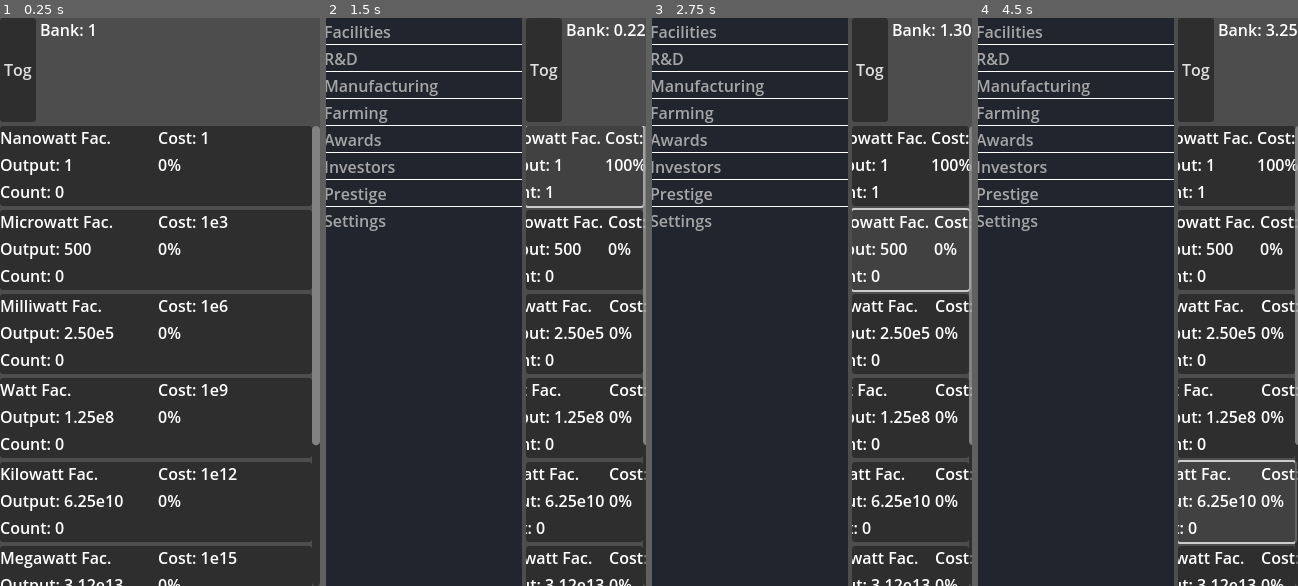
Above: before the commit, frames 1-4 (left to right).
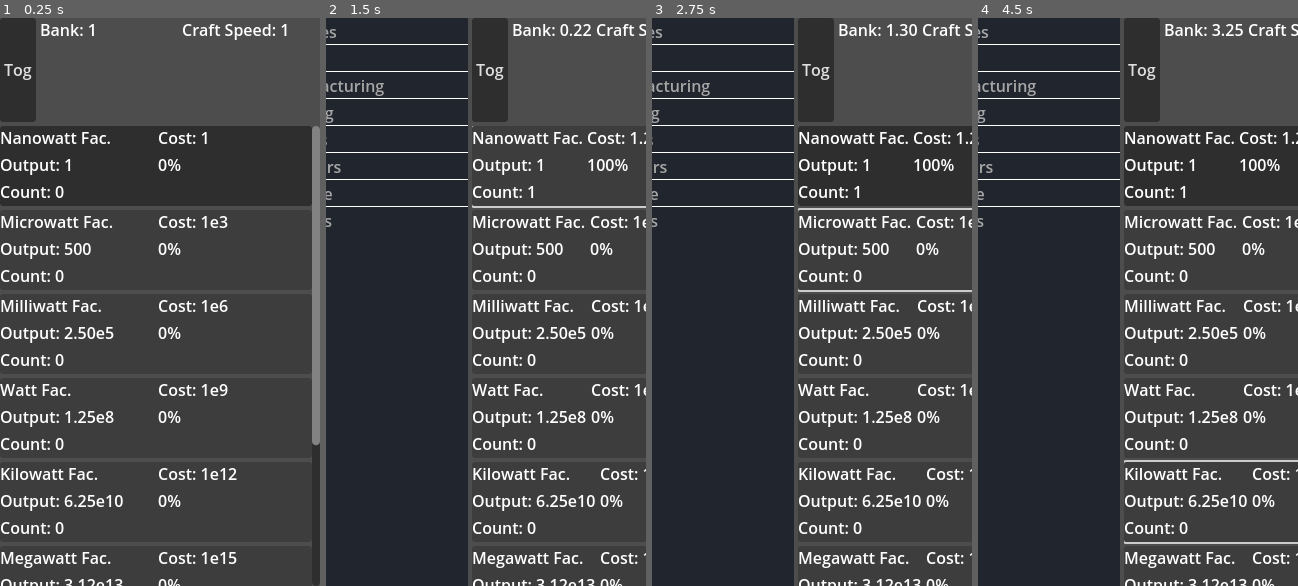
Above: after the commit, the same moments.

Repository: DylanBulfin/IncrementalGame
Game: Godot game, scene res://incremental_game.tscn
Same seed, same stepped clock (60 frames per second), same inputs: the game is played once before the commit and once after it.
Inputs (mouse positions are in pixels of both pictures, inside the frame that each line leads up to):
- Up to frame 1 (0.25 s): no input
- Up to frame 2 (1.5 s): click "Tog" at 0.5 s; click (585, 165) at 1.25 s
- Up to frame 3 (2.75 s): click (911, 250) at 2.02 s
- Up to frame 4 (4.5 s): click (1237, 336) at 2.77 s; click (1237, 415) at 3.52 s; click (1237, 500) at 4.27 s

The runs differ from the first frame. In frame 1, 0.3% of the frame differs, in the area x 57-90%, y 1-4%; in frame 2, 25%, in the area x 0-100%, y 0-100%; in frame 3, 23%; in frame 4, 23%.

Commit message:
Refactor globals, clean up warnings

Diff:
--- a/project.godot
+++ b/project.godot
@@ -17,7 +17,8 @@
 
 [autoload]
 
-Globals="*res://scripts/globals.gd"
+State="*res://scripts/global/state.gd"
+Models="*res://scripts/global/models.gd"
 
 [display]
 
--- a/scenes/components/facility_entry.tscn
+++ b/scenes/components/facility_entry.tscn
@@ -1,6 +1,9 @@
-[gd_scene load_steps=2 format=3 uid="uid://guquq63kf6vg"]
+[gd_scene load_steps=3 format=3 uid="uid://guquq63kf6vg"]
 
 [ext_resource type="Script" path="res://scenes/components/scripts/facility_entry.gd" id="1_o438y"]
+
+[sub_resource type="StyleBoxFlat" id="StyleBoxFlat_iwdhv"]
+bg_color = Color(0.113725, 0.133333, 0.160784, 1)
 
 [node name="FacilityEntry" type="Button"]
 custom_minimum_size = Vector2(0, 80)
@@ -9,6 +12,7 @@
 offset_bottom = 30.0
 grow_horizontal = 2
 size_flags_vertical = 3
+theme_override_styles/hover = SubResource("StyleBoxFlat_iwdhv")
 script = ExtResource("1_o438y")
 
 [node name="GridContainer" type="GridContainer" parent="."]
--- a/scenes/components/scripts/facility_entry.gd
+++ b/scenes/components/scripts/facility_entry.gd
@@ -1,6 +1,6 @@
 extends Button
 
-var base: Globals.FacilityModel
+var base: Models.FacilityModel
 
 var name_label: Label = Label.new()
 var cost_label: Label = Label.new()
@@ -10,7 +10,8 @@
 
 # Called when the node enters the scene tree for the first time.
 func _ready() -> void:
-	Globals.connect('facility_changed', _on_facility_changed)
+	State.connect('facility_changed', _on_facility_changed)
+	State.connect('bank_change', _on_bank_change)
 
 	name_label.size_flags_horizontal = Control.SIZE_EXPAND_FILL
 	cost_label.size_flags_horizontal = Control.SIZE_EXPAND_FILL
@@ -29,9 +30,13 @@
 func _on_facility_changed(id: int):
 	if id == base.id():
 		update_text()
+		update_vis()
+
+func _on_bank_change():
+	update_vis()
 
 func _pressed() -> void:
-	if Globals.try_debit_bank(base.cost()):
+	if State.bank_try_debit(base.cost()):
 		var new_output = base.output()
 		var new_count = base.count() + 1
 
@@ -42,11 +47,14 @@
 
 		var new_cost = base.cost() * base.cost_ratio()
 
-		Globals.update_facility_state(base.id(), new_count, new_output, new_cost)
+		State.facility_update_state(base.id(), new_count, new_output, new_cost)
 
 func update_text() -> void:
 	name_label.text = base.fname()
-	cost_label.text = str("Cost: ", Globals.fnum(base.cost()))
-	output_label.text = str("Output: ", Globals.fnum(base.output()))
-	percent_label.text = str(Globals.fnum(base.percent()), "%")
+	cost_label.text = str("Cost: ", State.fnum(base.cost()))
+	output_label.text = str("Output: ", State.fnum(base.output()))
+	percent_label.text = str(State.fnum(base.percent()), "%")
 	count_label.text = str("Count: ", base.count())
+
+func update_vis() -> void:
+	self.disabled = !State.bank_can_afford(self.base.cost())
--- a/scenes/components/scripts/side_menu.gd
+++ b/scenes/components/scripts/side_menu.gd
@@ -2,5 +2,5 @@
 
 # Called when the node enters the scene tree for the first time.
 func _ready() -> void:
-	for screen in Globals.screens:
+	for screen in State.screens():
 		self.add_item(screen)
--- a/scenes/screens/scripts/facility_screen.gd
+++ b/scenes/screens/scripts/facility_screen.gd
@@ -7,7 +7,7 @@
 func _ready() -> void:
 	var entry_scene = preload("res://scenes/components/facility_entry.tscn")
 
-	for facility in Globals.facilities:
+	for facility in State.facilities():
 		var node = entry_scene.instantiate()
 		node.base = facility
 		%FacilityContainer.add_child(node)
@@ -17,18 +17,18 @@
 func _process(delta: float) -> void:
 	total_delta += delta
 
+	# deltaDelta
 	var dd = total_delta - last_update
 
-	if dd >= .2:
-		# Time to update again
-		var outputs = Globals.facilities.map(func(f): return f.count() * f.output() * dd)
+	# It looks awful if you update every frame
+	if dd >= State.update_interval_s:
+		var outputs = State.facilities().map(func(f): return f.count() * f.output() * dd)
 		var total = outputs.reduce(func(a,b): return a+b)
 
 		for i in range(len(outputs)):
-			Globals.update_facility_percent(i, outputs[i] / total * 100 if total > 0 else 0)
-
+			State.facility_update_percent(i, outputs[i] / total * 100 if total > 0 else 0)
 
 		if total > 0:
-			Globals.credit_bank(total)
+			State.bank_credit(total)
 
 		last_update = total_delta
--- /dev/null
+++ b/scripts/global/models.gd
@@ -0,0 +1,64 @@
+extends Node
+
+# Holds the type definitions used elsewhere in the project
+
+#region Headers
+class HeaderModuleModel:
+	var _fname: String
+	var _template: String
+	var _signals: Array#[String]
+
+	func _init(_fname_: String, _template_: String, _signals_: Array):
+		self._fname = _fname_
+		self._template = _template_
+		self._signals = _signals_
+
+	func fname() -> String: return self._fname
+	func template() -> String: return self._template
+	func signals() -> Array: return self._signals
+
+class HeaderSetModel:
+	var _fname: String
+	var _modules: Array#[HeaderModuleModel]
+
+	func _init(_fname_: String, _modules_: Array):
+		self._fname = _fname_
+		self._modules = _modules_
+
+	func fname() -> String: return self._fname
+	func modules() -> Array: return self._modules
+#endregion
+
+#region Facilities
+class FacilityModel:
+	var _id: int
+	var _name: String
+	var _cost: float
+	var _output: float
+	var _cost_ratio: float
+	var _count: int
+	var _tens_multi: float
+	var _hnds_multi: float
+
+	var _percent: float = 0
+
+	func _init(_id_: int, _fname_: String, _cost_: float, _output_: float, _cost_ratio_: float, _tens_multi_: float, _hnds_multi_: float, _count_: int = 0):
+		self._id = _id_
+		self._name = _fname_
+		self._cost = _cost_
+		self._output = _output_
+		self._cost_ratio = _cost_ratio_
+		self._count = _count_
+		self._tens_multi = _tens_multi_
+		self._hnds_multi = _hnds_multi_
+
+	func id() -> int: return self._id
+	func fname() -> String: return self._name
+	func cost() -> float: return self._cost
+	func output() -> float: return self._output
+	func cost_ratio() -> float: return self._cost_ratio
+	func count() -> int: return self._count
+	func tens_multi() -> float: return self._tens_multi
+	func hnds_multi() -> float: return self._hnds_multi
+	func percent() -> float: return self._percent
+#endregion
--- /dev/null
+++ b/scripts/global/state.gd
@@ -0,0 +1,132 @@
+extends Node
+
+# Signals
+signal bank_change
+signal facility_changed(id: int)
+signal cspeed_change
+
+# Globally-relevant variables
+var update_interval_s: float = 0.2
+
+var _bank: float = 1.0
+var _cspeed: float = 1.0 # Crafting/manufacturing speed
+
+var _header_sets: Array#[HeaderSetModel]
+var _screens: Array[String] = preload("res://resources/side_menu_items.tres").items
+var _facilities: Array[Models.FacilityModel]
+
+#region Getters
+func bank() -> float: return _bank
+func cspeed() -> float: return _cspeed
+func header_set(id: int) -> Models.HeaderSetModel: return _header_sets[id]
+func screens() -> Array[String]: return _screens
+func facilities() -> Array[Models.FacilityModel]: return _facilities
+#endregion
+
+# Called when the node enters the scene tree for the first time.
+func _ready() -> void:
+	_ready_facility()
+	_ready_header()
+
+# Most global state functions below, separated by category
+
+#region Header
+func _ready_header():
+	var mods: Array = preload("res://resources/header_modules.tres").items.map(func(m):
+		return Models.HeaderModuleModel.new(m.name, m.template, m.signals)
+	)
+	var header_modules: Dictionary
+
+	for mod in mods:
+		header_modules[mod._fname] = mod
+
+	var sets: Array = preload("res://resources/header_sets.tres").items.map(func(s):
+		return Models.HeaderSetModel.new(s.name, s.modules.map(func(n): return header_modules[n]))
+	)
+
+	_header_sets = sets
+#endregion
+
+#region Bank
+# Attempt to subtract given amount from bank, returning true
+# if successful
+func bank_try_debit(amount: float) -> bool:
+	if bank_can_afford(amount):
+		_bank -= amount
+		bank_change.emit()
+		return true
+	else:
+		return false
+
+func bank_can_afford(amount: float) -> bool:
+	return _bank >= amount
+
+func bank_credit(amount: float) -> void:
+	_bank += amount
+	bank_change.emit()
+#endregion
+
+#region Facilities
+func _ready_facility() -> void:
+	var facility_resources = preload("res://resources/facilities.tres").items
+
+	# Translate facility resources to live model
+	for i in range(len(facility_resources)):
+		var resource = facility_resources[i]
+		_facilities.append(Models.FacilityModel.new(
+			i,
+			resource.name,
+			resource.base_cost,
+			resource.base_output,
+			resource.cost_ratio,
+			resource.tens_multiplier,
+			resource.hundreds_multiplier
+			)
+		)
+
+func facility_update_state(id: int, count: int, output: float, cost: float) -> void:
+	_facilities[id]._count = count
+	_facilities[id]._output = output
+	_facilities[id]._cost = cost
+	facility_changed.emit(id)
+
+func facility_update_percent(id: int, percent: float) -> void:
+	_facilities[id]._percent = percent
+	facility_changed.emit(id)
+#endregion
+
+#region Manufacturing
+func manufacturing_multiply_speed(factor: float) -> void:
+	_cspeed *= factor
+	cspeed_change.emit()
+#endregion
+
+#region Utils
+# Format number in scientific notation if large enough
+func fnum(n: float) -> String:
+	const fstr = "%.2f"
+	if is_inf(n) or is_nan(n):
+		return str(n)
+	elif abs(n) < 1_000:
+		if float(int(n)) == n:
+			return str(n)
+		else:
+			return str(fstr % n)
+	else:
+		var power = floor(log(abs(n)) / log(10))
+		var dec = n / (10 ** power)
+
+		# Floating-point math is inherently inexact so this checks
+		# for errors
+		if dec < 1:
+			power -= 1
+			dec *= 10
+		if dec >= 10:
+			power += 1
+			dec /= 10
+
+		if float(int(dec)) == dec:
+			return str(dec, "e", power)
+		else:
+			return str(fstr % dec, "e", power)
+#endregion
--- a/scripts/globals.gd
+++ /dev/null
@@ -1,171 +0,0 @@
-extends Node
-
-# Signals
-signal bank_change
-signal facility_changed(id: int)
-signal cspeed_change
-
-# Called when the node enters the scene tree for the first time.
-func _ready() -> void:
-	var facility_resources = preload("res://resources/facilities.tres").items
-
-	# To get index
-	for i in range(len(facility_resources)):
-		var resource = facility_resources[i]
-		facilities.append(FacilityModel.new(
-			i,
-			resource.name,
-			resource.base_cost,
-			resource.base_output,
-			resource.cost_ratio,
-			resource.tens_multiplier,
-			resource.hundreds_multiplier
-			)
-		)
-	_ready_header()
-
-#region UI
-var screens: Array[String] = preload("res://resources/side_menu_items.tres").items
-
-#region Header
-class HeaderModuleModel:
-	var _name: String
-	var template: String
-	var signals: Array#[String]
-
-	func _init(name_: String, template_: String, signals_: Array):
-		self._name = name_
-		self.template = template_
-		self.signals = signals_
-
-class HeaderSetModel:
-	var _name: String
-	var modules: Array#[HeaderModuleModel]
-
-	func _init(name_: String, modules_: Array):
-		self._name = name_
-		self.modules = modules_
-
-var header_sets: Array#[HeaderSetModel]
-
-func _ready_header():
-	var mods: Array = preload("res://resources/header_modules.tres").items.map(func(m):
-		return HeaderModuleModel.new(m.name, m.template, m.signals)
-	) as Array[HeaderModuleModel]
-	var header_modules: Dictionary
-
-	for mod in mods:
-		header_modules[mod._name] = mod
-
-	var sets: Array = preload("res://resources/header_sets.tres").items.map(func(s):
-		return HeaderSetModel.new(s.name, s.modules.map(func(n): return header_modules[n]))
-	)
-
-	header_sets = sets
-
-#endregion
-#endregion
-
-#region Bank
-var _bank: float = 1
-
-func bank() -> float: return _bank
-
-# Attempt to subtract given amount from bank, returning true
-# if successful
-func try_debit_bank(amount: float) -> bool:
-	if _bank >= amount:
-		_bank -= amount
-		bank_change.emit()
-		return true
-	else:
-		return false
-
-func credit_bank(amount: float) -> void:
-	_bank += amount
-	bank_change.emit()
-#endregion
-
-#region Facilities
-class FacilityModel:
-	var _id: int
-	var _name: String
-	var _cost: float
-	var _output: float
-	var _cost_ratio: float
-	var _count: int
-	var _tens_multi: float
-	var _hnds_multi: float
-
-	var _percent: float = 0
-
-	func _init(id: int, fname: String, cost: float, output: float, cost_ratio: float, tens_multi: float, hnds_multi: float, count: int = 0):
-		self._id = id
-		self._name = fname
-		self._cost = cost
-		self._output = output
-		self._cost_ratio = cost_ratio
-		self._count = count
-		self._tens_multi = tens_multi
-		self._hnds_multi = hnds_multi
-
-	func id() -> int: return self._id
-	func fname() -> String: return self._name
-	func cost() -> float: return self._cost
-	func output() -> float: return self._output
-	func cost_ratio() -> float: return self._cost_ratio
-	func count() -> int: return self._count
-	func tens_multi() -> float: return self._tens_multi
-	func hnds_multi() -> float: return self._hnds_multi
-	func percent() -> float: return self._percent
-
-var facilities: Array[FacilityModel]
-
-func update_facility_state(id: int, count: int, output: float, cost: float) -> void:
-	facilities[id]._count = count
-	facilities[id]._output = output
-	facilities[id]._cost = cost
-	facility_changed.emit(id)
-
-func update_facility_percent(id: int, percent: float) -> void:
-	facilities[id]._percent = percent
-	facility_changed.emit(id)
-#endregion
-
-#region Manufacturing
-var cspeed: float = 1.0
-
-func multiply_cspeed(factor: float) -> void:
-	cspeed *= factor
-	cspeed_change.emit()
-#endregion
-
-#region Utils
-# Format number in scientific notation if large enough
-func fnum(n: float) -> String:
-	const fstr = "%.2f"
-	if is_inf(n) or is_nan(n):
-		return str(n)
-	elif abs(n) < 1_000:
-		if float(int(n)) == n:
-			return str(n)
-		else:
-			return str(fstr % n)
-	else:
-		var power = floor(log(abs(n)) / log(10))
-		var dec = n / (10 ** power)
-
-		# Floating-point math is inherently inexact so this checks
-		# for errors
-		if dec < 1:
-			power -= 1
-			dec *= 10
-		if dec >= 10:
-			power += 1
-			dec /= 10
-
-		if float(int(dec)) == dec:
-			return str(dec, "e", power)
-		else:
-			return str(fstr % dec, "e", power)
-#endregion
--- a/scripts/header_manager.gd
+++ b/scripts/header_manager.gd
@@ -17,7 +17,7 @@
 	Label.new(),
 ]
 
-var modules: Array#[Globals.HeaderModuleModel]
+var modules: Array#[State.HeaderModuleModel]
 var signals: Array[String]
 
 # Called when the node enters the scene tree for the first time.
@@ -26,16 +26,16 @@
 		label.size_flags_horizontal = Control.SIZE_EXPAND_FILL
 		%HeaderContainer.add_child(label)
 
-	var curr_set = Globals.header_sets[current_header]
+	var curr_set = State.header_set(current_header)
 
-	for module in curr_set.modules:
+	for module in curr_set.modules():
 		modules.append(module)
-		for sig in module.signals:
+		for sig in module.signals():
 			if not sig in signals:
 				signals.append(sig)
 
 	for sig in signals:
-		Globals.connect(sig, _update_content)
+		State.connect(sig, _update_content)
 
 	_update_content()
 
@@ -45,9 +45,11 @@
 		var mod = modules[i]
 		var text = ""
 
-		match mod._name:
+		match mod.fname():
 			"bank":
-				text = mod.template % Globals.fnum(Globals.bank())
+				text = mod.template() % State.fnum(State.bank())
+			"cspeed":
+				text = mod.template() % State.fnum(State.cspeed())
 
 
 		labels[i].text = text
